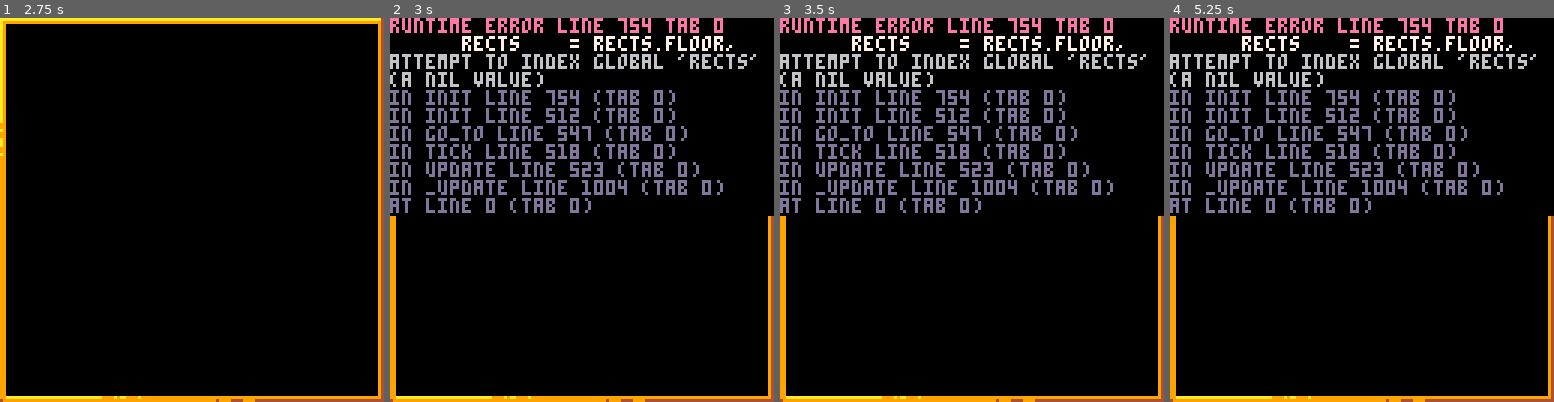
Above: before the commit, frames 1-4 (left to right).
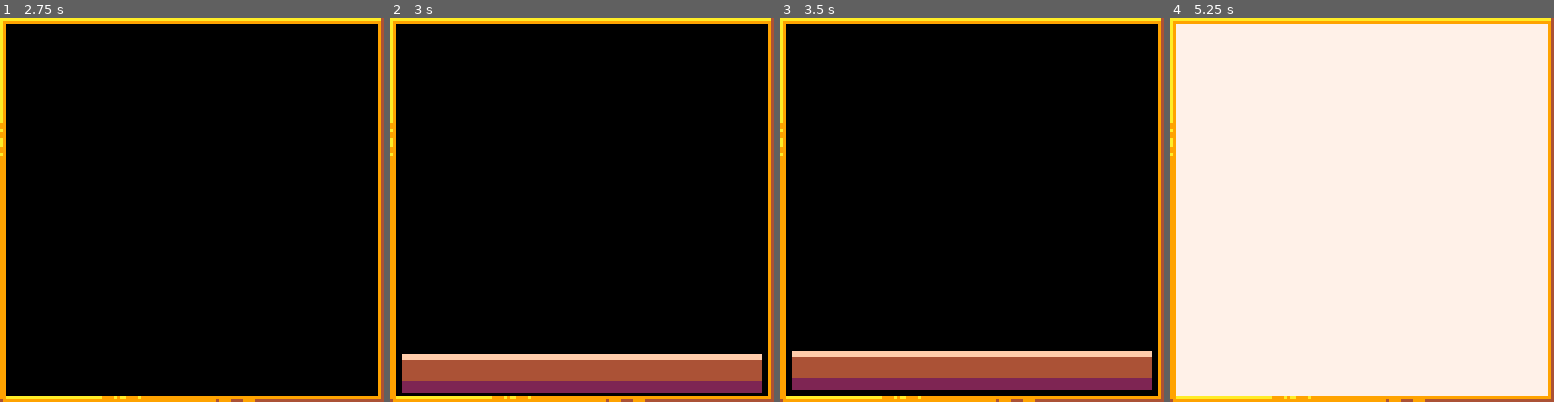
Above: after the commit, the same moments.

Repository: Jonic/knifey-spoony
Game: PICO-8 cartridge knifey-spoony.p8
The game is run twice, just before and just after one commit, with the same random seed, the same clock (stepped at 60 frames per second) and the same inputs.
Inputs:
- Up to frame 1 (2.75 s): tap X (X key) at 0.33, 1.07, 1.85 s; tap O (Z key) at 0.7, 1.7, 2.1, 2.5 s; hold Right 1.6-2.1 s; hold Right from 2.47 s (still down)
- Up to frame 2 (3 s): keep holding Right; tap O (Z key) at 2.9 s; tap X (X key) at 2.97 s
- Up to frame 3 (3.5 s): release Right at 3.03 s; hold Left from 3.08 s (still down); tap O (Z key) at 3.3 s
- Up to frame 4 (5.25 s): release Left at 3.58 s; tap O (Z key) every 0.4 s from 3.7 to 4.9 s; hold Right 4.02-4.68 s; tap X (X key) at 4.08, 5.2 s; hold Left from 5.08 s (still down)

Frame 1 is identical in both runs. In frame 2, 23% of the frame differs, in the area x 0-100%, y 0-98%; in frame 3, 23%; in frame 4, 96%, in the area x 0-100%, y 0-99%.
Error before the commit: runtime error line 754 tab 0; rects = rects.floor,; attempt to index global 'rects' (a nil value)

Commit message:
Added floor rects definitions

Diff:
--- a/knifey-spoony.p8
+++ b/knifey-spoony.p8
@@ -148,6 +148,14 @@
 
 -->8
 -- sprites
+
+local rects = {
+  floor = {
+    { w = 119, h = 1, color = 15 },
+    { y = 2, w = 119, h = 7, color = 4 },
+    { y = 9, w = 119, h = 3, color = 2 },
+  },
+}
 
 local tiles = {
   playing = {
